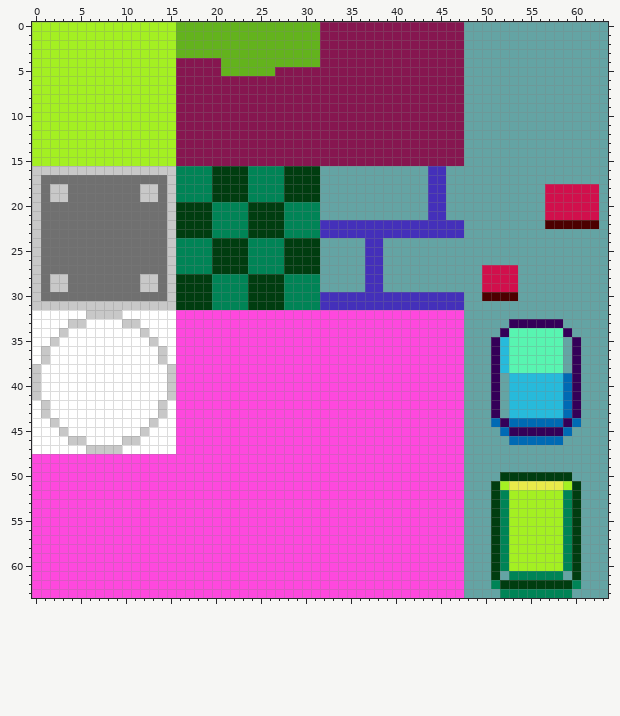
Pixel-art file -- assets/mhycraftblocks.aseprite. Above, as it was before the edit.
64x64 pixels, 1 frame.
The result:
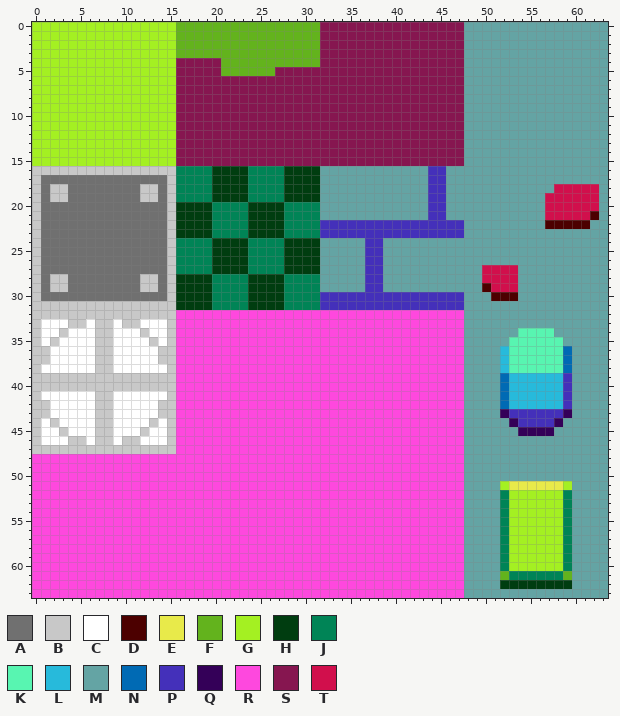
Palette (. is transparent): A #707070  B #c8c8c8  C #ffffff  D #4c0000  E #e8ea4a  F #63b31d  G #a4f022  H #003d10  J #008456  K #58f5b1  L #27badb  M #64a4a4  N #006ab4  P #4430ba  Q #340058  R #fe48de  S #861650  T #d10f4c
From old to new:
@@ x 55..63 @@
 17 MMMMMMMMM
-18 MMTTTTTTM
+18 MMMTTTTTM
 19 MMTTTTTTM
 20 MMTTTTTTM
-21 MMTTTTTTM
-22 MMDDDDDDM
+21 MMTTTTTDM
+22 MMDDDDDMM
 23 MMMMMMMMM
@@ x 0..63 @@
 28 BABBAAAAAAAABBABHHHHJJJJHHHHJJJJMMMMMPPMMMMMMMMMMMTTTTMMMMMMMMMM
-29 BABBAAAAAAAABBABHHHHJJJJHHHHJJJJMMMMMPPMMMMMMMMMMMTTTTMMMMMMMMMM
-30 BAAAAAAAAAAAAAABHHHHJJJJHHHHJJJJPPPPPPPPPPPPPPPPMMDDDDMMMMMMMMMM
+29 BABBAAAAAAAABBABHHHHJJJJHHHHJJJJMMMMMPPMMMMMMMMMMMDTTTMMMMMMMMMM
+30 BAAAAAAAAAAAAAABHHHHJJJJHHHHJJJJPPPPPPPPPPPPPPPPMMMDDDMMMMMMMMMM
 31 BBBBBBBBBBBBBBBBHHHHJJJJHHHHJJJJPPPPPPPPPPPPPPPPMMMMMMMMMMMMMMMM
-32 CCCCCCBBBBCCCCCCRRRRRRRRRRRRRRRRRRRRRRRRRRRRRRRRMMMMMMMMMMMMMMMM
-33 CCCCBBCCCCBBCCCCRRRRRRRRRRRRRRRRRRRRRRRRRRRRRRRRMMMMMQQQQQQMMMMM
-34 CCCBCCCCCCCCBCCCRRRRRRRRRRRRRRRRRRRRRRRRRRRRRRRRMMMMQKKKKKKQMMMM
-35 CCBCCCCCCCCCCBCCRRRRRRRRRRRRRRRRRRRRRRRRRRRRRRRRMMMQLKKKKKKMQMMM
-36 CBCCCCCCCCCCCCBCRRRRRRRRRRRRRRRRRRRRRRRRRRRRRRRRMMMQLKKKKKKMQMMM
-37 CBCCCCCCCCCCCCBCRRRRRRRRRRRRRRRRRRRRRRRRRRRRRRRRMMMQLKKKKKKMQMMM
-38 BCCCCCCCCCCCCCCBRRRRRRRRRRRRRRRRRRRRRRRRRRRRRRRRMMMQLKKKKKKMQMMM
-39 BCCCCCCCCCCCCCCBRRRRRRRRRRRRRRRRRRRRRRRRRRRRRRRRMMMQMLLLLLLNQMMM
-40 BCCCCCCCCCCCCCCBRRRRRRRRRRRRRRRRRRRRRRRRRRRRRRRRMMMQMLLLLLLNQMMM
-41 BCCCCCCCCCCCCCCBRRRRRRRRRRRRRRRRRRRRRRRRRRRRRRRRMMMQMLLLLLLNQMMM
-42 CBCCCCCCCCCCCCBCRRRRRRRRRRRRRRRRRRRRRRRRRRRRRRRRMMMQMLLLLLLNQMMM
-43 CBCCCCCCCCCCCCBCRRRRRRRRRRRRRRRRRRRRRRRRRRRRRRRRMMMQMLLLLLLNQMMM
-44 CCBCCCCCCCCCCBCCRRRRRRRRRRRRRRRRRRRRRRRRRRRRRRRRMMMNQNNNNNNQNMMM
-45 CCCBCCCCCCCCBCCCRRRRRRRRRRRRRRRRRRRRRRRRRRRRRRRRMMMMNQQQQQQNMMMM
-46 CCCCBBCCCCBBCCCCRRRRRRRRRRRRRRRRRRRRRRRRRRRRRRRRMMMMMNNNNNNMMMMM
-47 CCCCCCBBBBCCCCCCRRRRRRRRRRRRRRRRRRRRRRRRRRRRRRRRMMMMMMMMMMMMMMMM
+32 BBBBBBBBBBBBBBBBRRRRRRRRRRRRRRRRRRRRRRRRRRRRRRRRMMMMMMMMMMMMMMMM
+33 BCCCBBCBBCBBCCCBRRRRRRRRRRRRRRRRRRRRRRRRRRRRRRRRMMMMMMMMMMMMMMMM
+34 BCCBCCCBBCCCBCCBRRRRRRRRRRRRRRRRRRRRRRRRRRRRRRRRMMMMMMKKKKMMMMMM
+35 BCBCCCCBBCCCCBCBRRRRRRRRRRRRRRRRRRRRRRRRRRRRRRRRMMMMMKKKKKKMMMMM
+36 BBCCCCCBBCCCCCBBRRRRRRRRRRRRRRRRRRRRRRRRRRRRRRRRMMMMLKKKKKKNMMMM
+37 BBCCCCCBBCCCCCBBRRRRRRRRRRRRRRRRRRRRRRRRRRRRRRRRMMMMLKKKKKKNMMMM
+38 BCCCCCCBBCCCCCCBRRRRRRRRRRRRRRRRRRRRRRRRRRRRRRRRMMMMLKKKKKKNMMMM
+39 BBBBBBBBBBBBBBBBRRRRRRRRRRRRRRRRRRRRRRRRRRRRRRRRMMMMNLLLLLLPMMMM
+40 BBBBBBBBBBBBBBBBRRRRRRRRRRRRRRRRRRRRRRRRRRRRRRRRMMMMNLLLLLLPMMMM
+41 BCCCCCCBBCCCCCCBRRRRRRRRRRRRRRRRRRRRRRRRRRRRRRRRMMMMNLLLLLLPMMMM
+42 BBCCCCCBBCCCCCBBRRRRRRRRRRRRRRRRRRRRRRRRRRRRRRRRMMMMNLLLLLLPMMMM
+43 BBCCCCCBBCCCCCBBRRRRRRRRRRRRRRRRRRRRRRRRRRRRRRRRMMMMQPPPPPPQMMMM
+44 BCBCCCCBBCCCCBCBRRRRRRRRRRRRRRRRRRRRRRRRRRRRRRRRMMMMMQPPPPQMMMMM
+45 BCCBCCCBBCCCBCCBRRRRRRRRRRRRRRRRRRRRRRRRRRRRRRRRMMMMMMQQQQMMMMMM
+46 BCCCBBCBBCBBCCCBRRRRRRRRRRRRRRRRRRRRRRRRRRRRRRRRMMMMMMMMMMMMMMMM
+47 BBBBBBBBBBBBBBBBRRRRRRRRRRRRRRRRRRRRRRRRRRRRRRRRMMMMMMMMMMMMMMMM
 48 RRRRRRRRRRRRRRRRRRRRRRRRRRRRRRRRRRRRRRRRRRRRRRRRMMMMMMMMMMMMMMMM
 49 RRRRRRRRRRRRRRRRRRRRRRRRRRRRRRRRRRRRRRRRRRRRRRRRMMMMMMMMMMMMMMMM
-50 RRRRRRRRRRRRRRRRRRRRRRRRRRRRRRRRRRRRRRRRRRRRRRRRMMMMHHHHHHHHMMMM
-51 RRRRRRRRRRRRRRRRRRRRRRRRRRRRRRRRRRRRRRRRRRRRRRRRMMMHGEEEEEEGHMMM
-52 RRRRRRRRRRRRRRRRRRRRRRRRRRRRRRRRRRRRRRRRRRRRRRRRMMMHJGGGGGGJHMMM
-53 RRRRRRRRRRRRRRRRRRRRRRRRRRRRRRRRRRRRRRRRRRRRRRRRMMMHJGGGGGGJHMMM
-54 RRRRRRRRRRRRRRRRRRRRRRRRRRRRRRRRRRRRRRRRRRRRRRRRMMMHJGGGGGGJHMMM
-55 RRRRRRRRRRRRRRRRRRRRRRRRRRRRRRRRRRRRRRRRRRRRRRRRMMMHJGGGGGGJHMMM
-56 RRRRRRRRRRRRRRRRRRRRRRRRRRRRRRRRRRRRRRRRRRRRRRRRMMMHJGGGGGGJHMMM
-57 RRRRRRRRRRRRRRRRRRRRRRRRRRRRRRRRRRRRRRRRRRRRRRRRMMMHJGGGGGGJHMMM
-58 RRRRRRRRRRRRRRRRRRRRRRRRRRRRRRRRRRRRRRRRRRRRRRRRMMMHJGGGGGGJHMMM
-59 RRRRRRRRRRRRRRRRRRRRRRRRRRRRRRRRRRRRRRRRRRRRRRRRMMMHJGGGGGGJHMMM
-60 RRRRRRRRRRRRRRRRRRRRRRRRRRRRRRRRRRRRRRRRRRRRRRRRMMMHJGGGGGGJHMMM
-61 RRRRRRRRRRRRRRRRRRRRRRRRRRRRRRRRRRRRRRRRRRRRRRRRMMMHMJJJJJJMHMMM
-62 RRRRRRRRRRRRRRRRRRRRRRRRRRRRRRRRRRRRRRRRRRRRRRRRMMMJHHHHHHHHJMMM
-63 RRRRRRRRRRRRRRRRRRRRRRRRRRRRRRRRRRRRRRRRRRRRRRRRMMMMJJJJJJJJMMMM
+50 RRRRRRRRRRRRRRRRRRRRRRRRRRRRRRRRRRRRRRRRRRRRRRRRMMMMMMMMMMMMMMMM
+51 RRRRRRRRRRRRRRRRRRRRRRRRRRRRRRRRRRRRRRRRRRRRRRRRMMMMGEEEEEEGMMMM
+52 RRRRRRRRRRRRRRRRRRRRRRRRRRRRRRRRRRRRRRRRRRRRRRRRMMMMJGGGGGGJMMMM
+53 RRRRRRRRRRRRRRRRRRRRRRRRRRRRRRRRRRRRRRRRRRRRRRRRMMMMJGGGGGGJMMMM
+54 RRRRRRRRRRRRRRRRRRRRRRRRRRRRRRRRRRRRRRRRRRRRRRRRMMMMJGGGGGGJMMMM
+55 RRRRRRRRRRRRRRRRRRRRRRRRRRRRRRRRRRRRRRRRRRRRRRRRMMMMJGGGGGGJMMMM
+56 RRRRRRRRRRRRRRRRRRRRRRRRRRRRRRRRRRRRRRRRRRRRRRRRMMMMJGGGGGGJMMMM
+57 RRRRRRRRRRRRRRRRRRRRRRRRRRRRRRRRRRRRRRRRRRRRRRRRMMMMJGGGGGGJMMMM
+58 RRRRRRRRRRRRRRRRRRRRRRRRRRRRRRRRRRRRRRRRRRRRRRRRMMMMJGGGGGGJMMMM
+59 RRRRRRRRRRRRRRRRRRRRRRRRRRRRRRRRRRRRRRRRRRRRRRRRMMMMJGGGGGGJMMMM
+60 RRRRRRRRRRRRRRRRRRRRRRRRRRRRRRRRRRRRRRRRRRRRRRRRMMMMJGGGGGGJMMMM
+61 RRRRRRRRRRRRRRRRRRRRRRRRRRRRRRRRRRRRRRRRRRRRRRRRMMMMFJJJJJJFMMMM
+62 RRRRRRRRRRRRRRRRRRRRRRRRRRRRRRRRRRRRRRRRRRRRRRRRMMMMHHHHHHHHMMMM
+63 RRRRRRRRRRRRRRRRRRRRRRRRRRRRRRRRRRRRRRRRRRRRRRRRMMMMMMMMMMMMMMMM
Where, in picture pixels (left, top, right, bottom), the same in both pictures:
changed: (545, 184, 599, 229)
changed: (482, 283, 581, 598)
changed: (32, 310, 176, 454)
